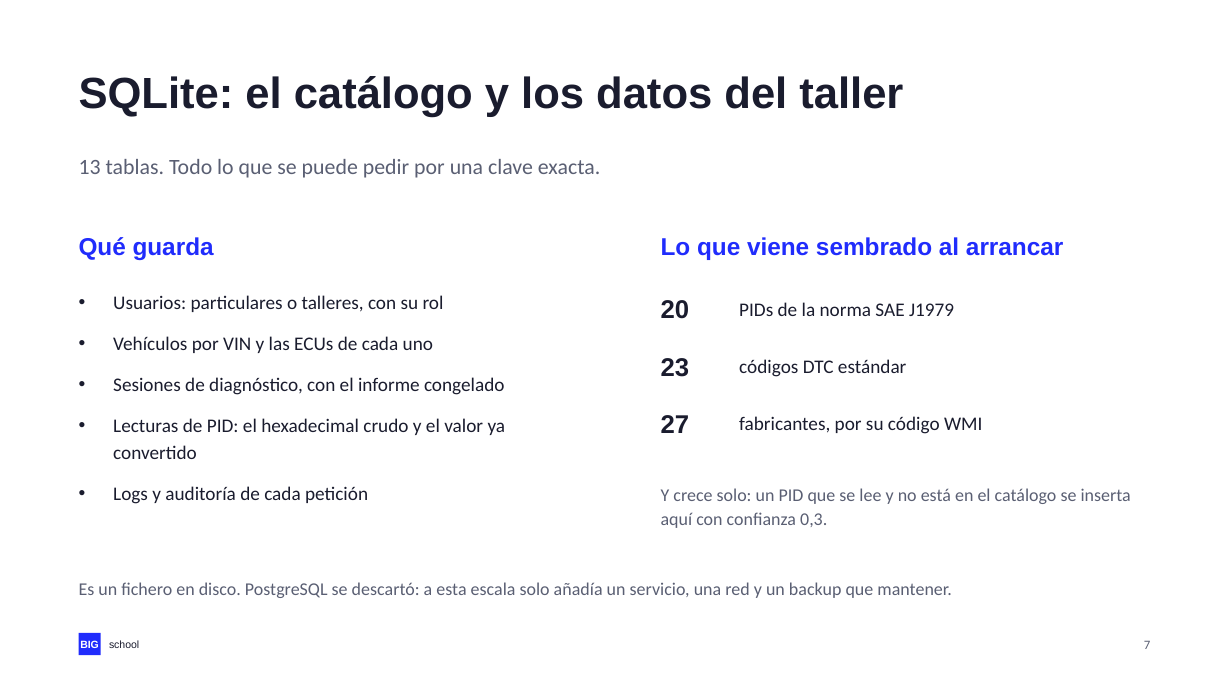
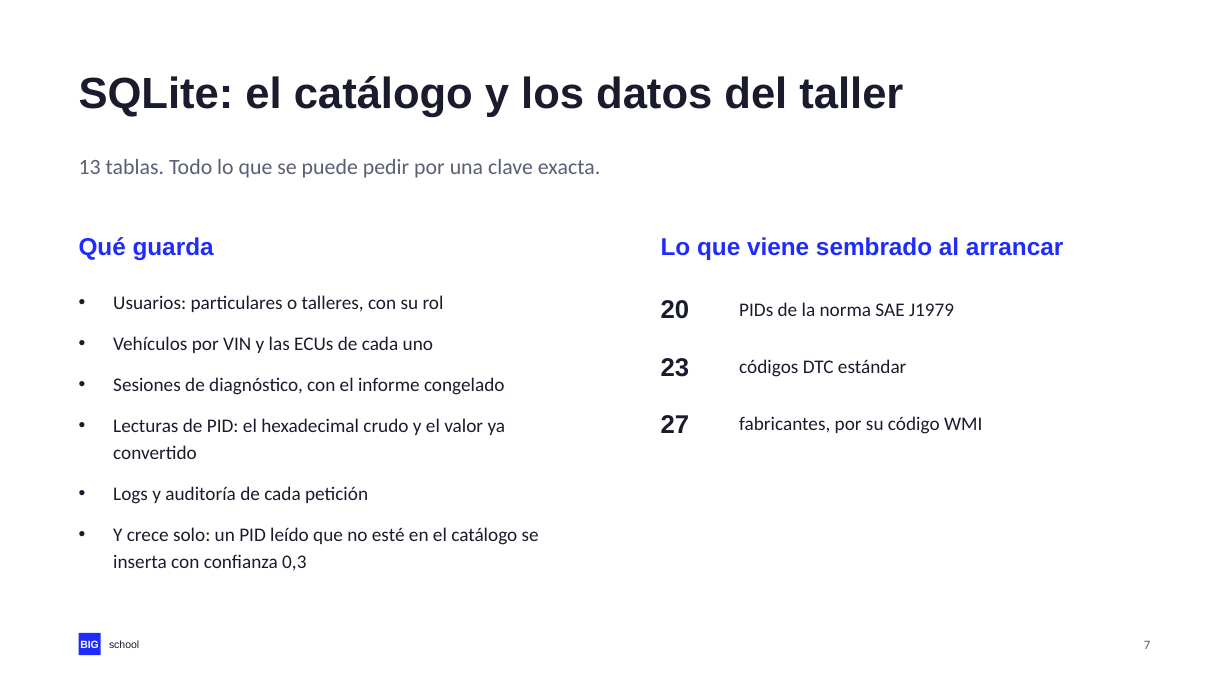
Before and after one commit to NovilloQuinta/intelligent-automotive-diagnostics, a slide deck: slide 7 of docs/presentacion/tfm-intelligent-automotive-diagnostics.pptx. Drawn at 1232x693 pixels with LibreOffice and Linux fonts; fonts in the diff are those of the drawing. Boxes give left, top, right and bottom in pixels: in the first picture for what was removed or moved away, otherwise in the second. Text is boxed around its words. In the diff, an @@ line names an element or a change of style, - is before the commit and + after.

```diff
--- a/docs/presentacion/tfm-intelligent-automotive-diagnostics.pptx
+++ b/docs/presentacion/tfm-intelligent-automotive-diagnostics.pptx
@@ text removed at bbox=[661, 488, 1131, 528] @@
-Y crece solo: un PID que se lee y no está en el catálogo se inserta aquí con confianza 0,3.
@@ text at bbox=[113, 527, 539, 571]: paragraph added @@
+• Y crece solo: un PID leído que no esté en el catálogo se inserta con confianza 0,3
@@ text removed at bbox=[79, 582, 951, 598] @@
-Es un fichero en disco. PostgreSQL se descartó: a esta escala solo añadía un servicio, una red y un backup que mantener.
```
Also in this commit, not shown: 3 other slides changed, 1 other file.
